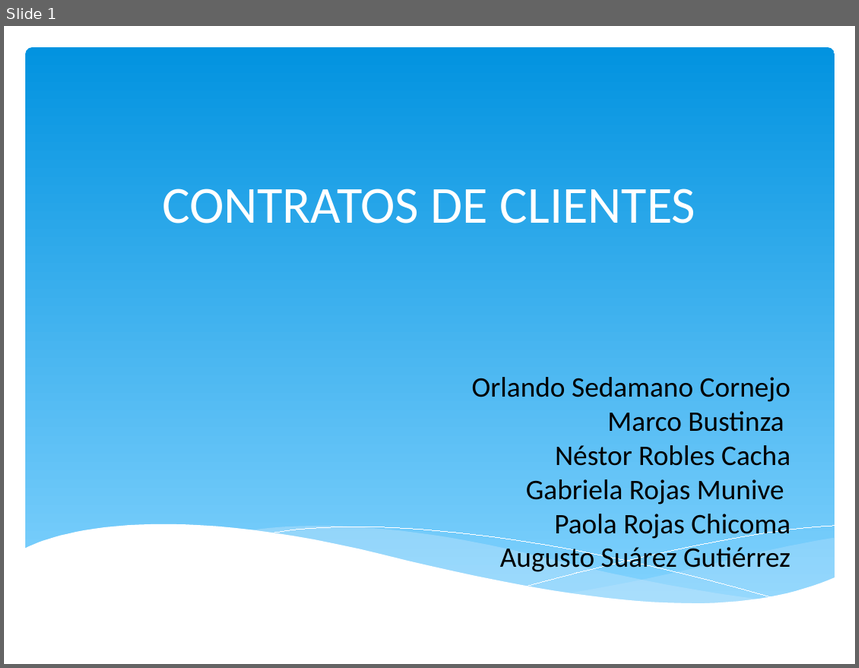
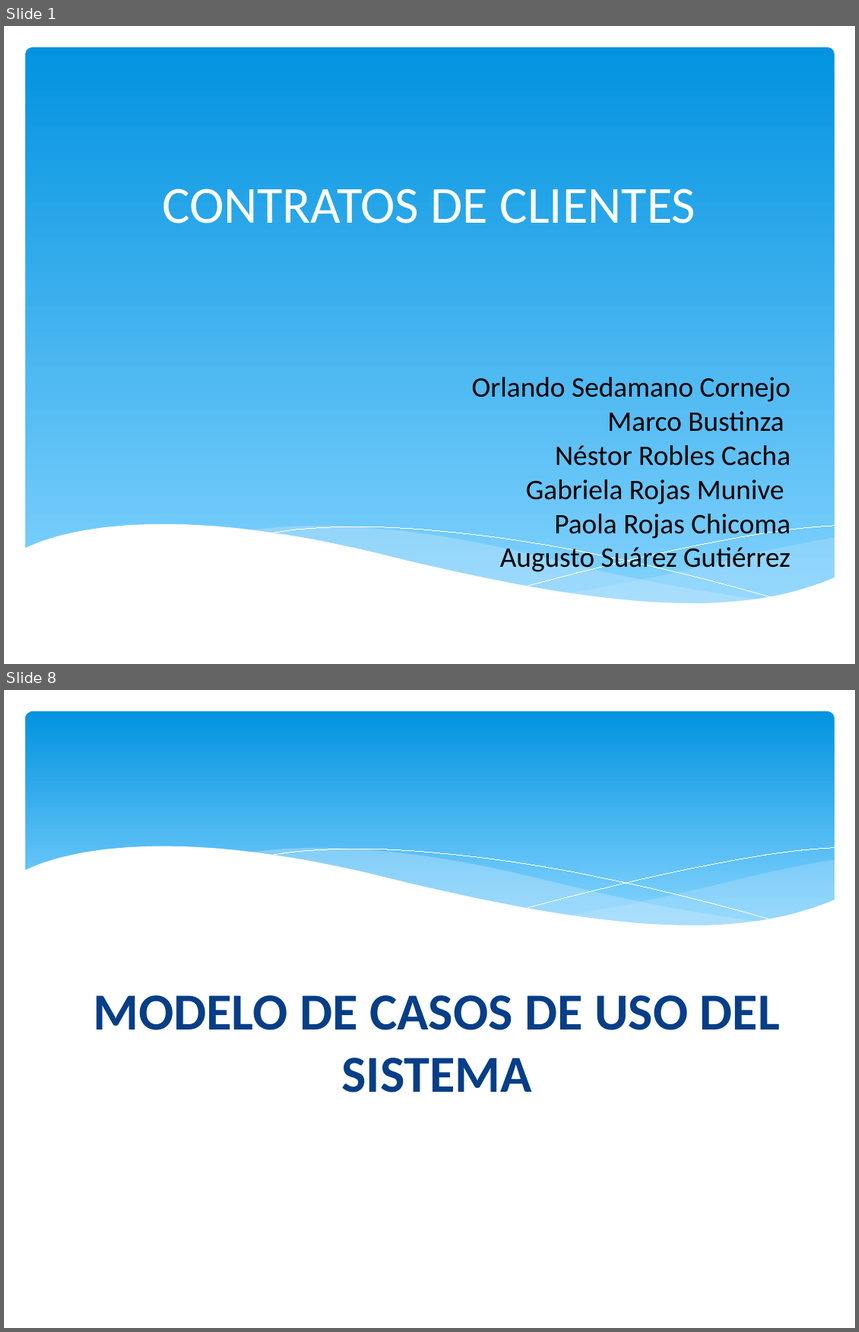
Before and after one commit to orlysemperfi/tp2-contratos-clientes, a slide deck: ITERACION 3/SUB ITERACION 4/PPT SUB-ITERACION 4 v1.1.pptx. Shown one above the other, each under a label of ours: slide 1 before the commit, slides 1 and 8 after it; the slides between them are not shown. The pictures are 859x668 and 859x1332 pixels, drawn with LibreOffice and Linux fonts; fonts in the diff are those of the drawing. Boxes give left, top, right and bottom in pixels: in the first picture for what was removed or moved away, otherwise in the second. Text is boxed around its words. In the diff, an @@ line names an element or a change of style, - is before the commit and + after.

```diff
--- a/ITERACION 3/SUB ITERACION 4/PPT SUB-ITERACION 4 v1.1.pptx
+++ b/ITERACION 3/SUB ITERACION 4/PPT SUB-ITERACION 4 v1.1.pptx
@@ slide 8 added at (4,690,855,1328), background #FFFFFF @@
@@ rounded rectangle added at (25,711,835,941), fill gradient #0293E0 to #83D3FE @@
@@ group added at (24,847,835,970): 5 freeform shapes @@
@@ text added at (93,996,780,1093), 44 pt, text #073E87, bold @@
+MODELO DE CASOS DE USO DEL SISTEMA
```
Also in this commit, not shown: 17 slides changed, 3 other slides added, 1 other file.
